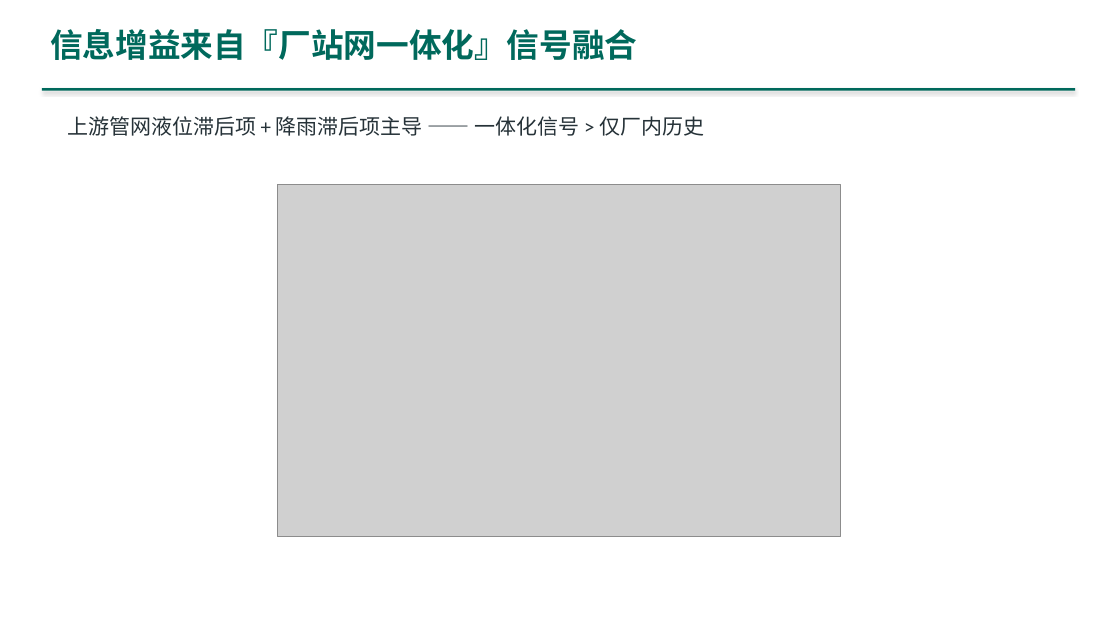
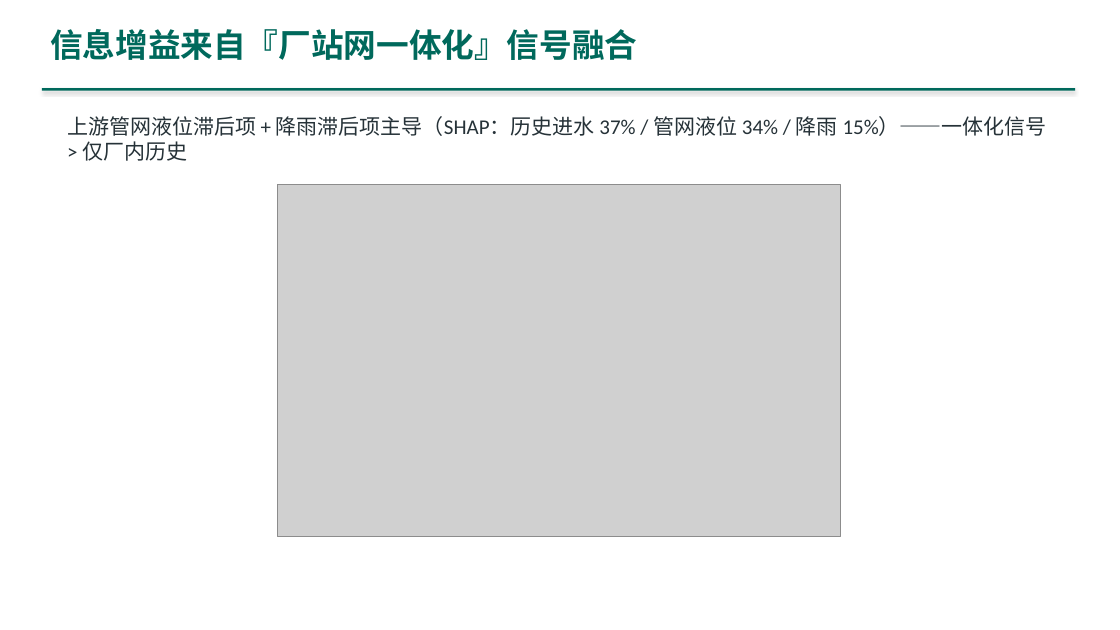
Before and after one commit to dao-genesis/meec8-topic7-showcase, a slide deck: slide 11 of downloads/演示PPT_主题七.pptx. Drawn at 1120x630 pixels with LibreOffice and Linux fonts; fonts in the diff are those of the drawing; grey boxes stand for pictures. Boxes give left, top, right and bottom in pixels: in the first picture for what was removed or moved away, otherwise in the second. Text is boxed around its words. In the diff, an @@ line names an element or a change of style, - is before the commit and + after.

```diff
--- a/downloads/演示PPT_主题七.pptx
+++ b/downloads/演示PPT_主题七.pptx
@@ text at <box>67,116,1047,161</box>: text changed @@
-上游管网液位滞后项 + 降雨滞后项主导 —— 一体化信号 > 仅厂内历史
+上游管网液位滞后项 + 降雨滞后项主导（SHAP：历史进水 37% / 管网液位 34% / 降雨 15%）——一体化信号 > 仅厂内历史
```
Also in this commit, not shown: 14 other slides changed, 2 slides added, 47 other files.
